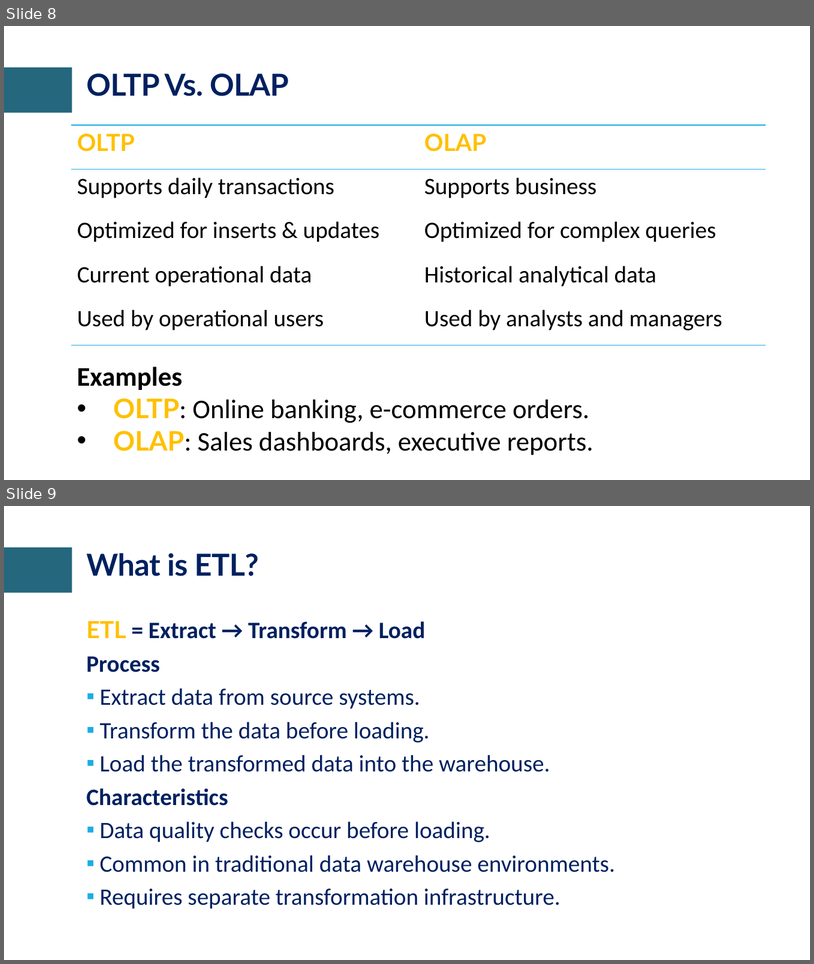
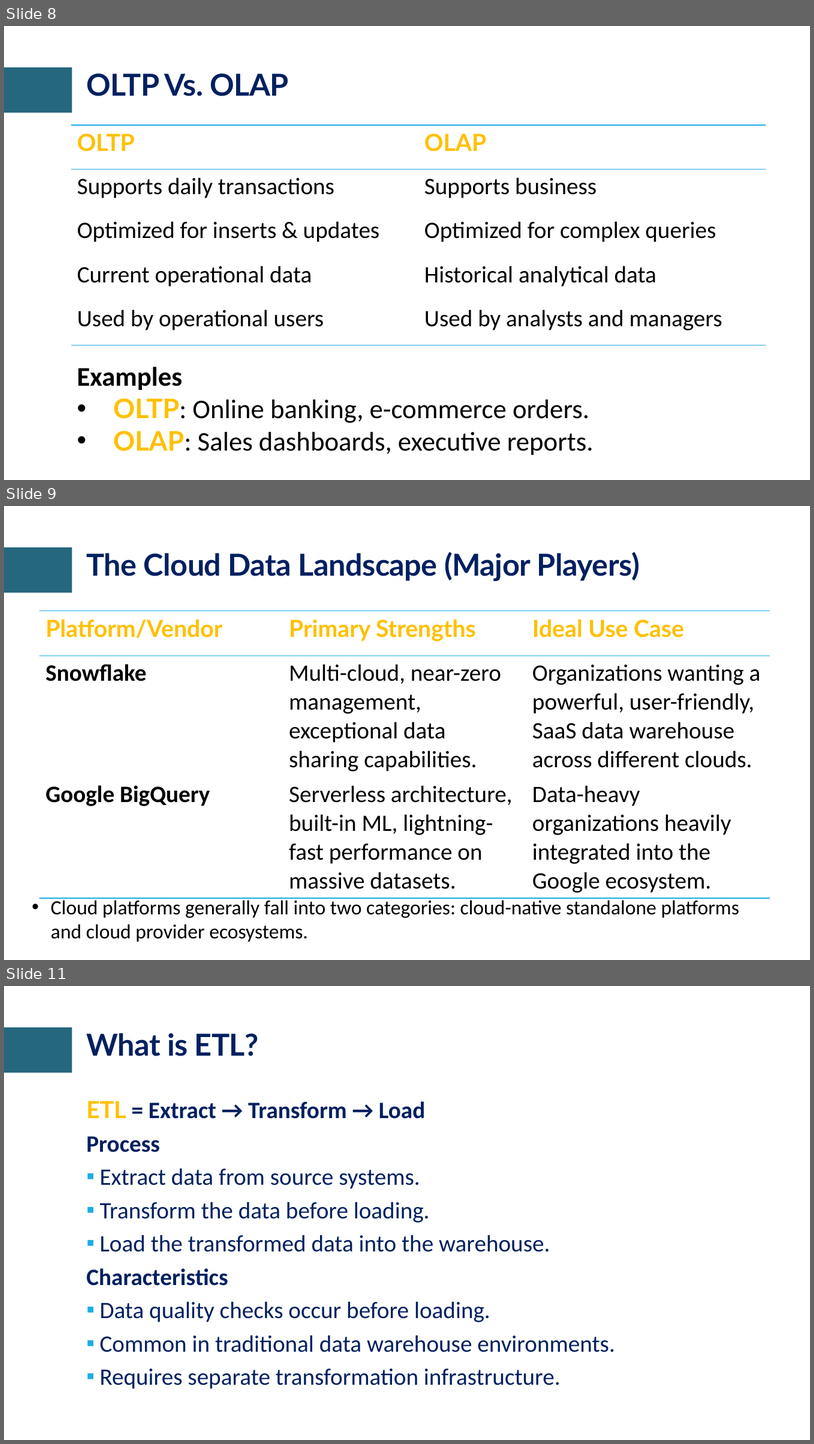
Before and after one commit to craftmulesoft/DataEngineering, a slide deck: Module 3 - Cloud Warehousing & Data Transformation/Cloud Data Platforms & Date Warehousing.pptx. Shown one above the other, each under a label of ours: slides 8 and 9 before the commit, slides 8, 9 and 11 after it; the slides between them are not shown. The pictures are 814x964 and 814x1444 pixels, drawn with LibreOffice and Linux fonts; fonts in the diff are those of the drawing; background and template pictures are left out. Boxes give left, top, right and bottom in pixels: in the first picture for what was removed or moved away, otherwise in the second. Text is boxed around its words. In the diff, an @@ line names an element or a change of style, - is before the commit and + after.

Commit message:
Data Engineering Acclerated Program

```diff
--- a/Module 3 - Cloud Warehousing & Data Transformation/Cloud Data Platforms & Date Warehousing.pptx
+++ b/Module 3 - Cloud Warehousing & Data Transformation/Cloud Data Platforms & Date Warehousing.pptx
@@ slide 9 added at <box>4,506,810,960</box>, background #FFFFFF; not listed: 1 template element that a slide beside it also shows @@
@@ title added at <box>86,552,640,581</box>, 36 pt, text #002060, bold @@
+The Cloud Data Landscape (Major Players)
@@ table added at <box>39,610,771,895</box>, 3 rows, 3 columns @@
+Platform/Vendor | Primary Strengths | Ideal Use Case
+Snowflake | Multi-cloud, near-zero management, exceptional data sharing capabilities. | Organizations wanting a powerful, user-friendly, SaaS data warehouse across different clouds.
+Google BigQuery | Serverless architecture, built-in ML, lightning-fast performance on massive datasets. | Data-heavy organizations heavily integrated into the Google ecosystem.
@@ text added at <box>51,897,740,942</box>, 24 pt, text #000000 @@
+• Cloud platforms generally fall into two categories: cloud-native standalone platforms and cloud provider ecosystems.
@@ what was slide 9 is now slide 11 @@
```
Also in this commit, not shown: 2 other slides added, 1 slide removed.
